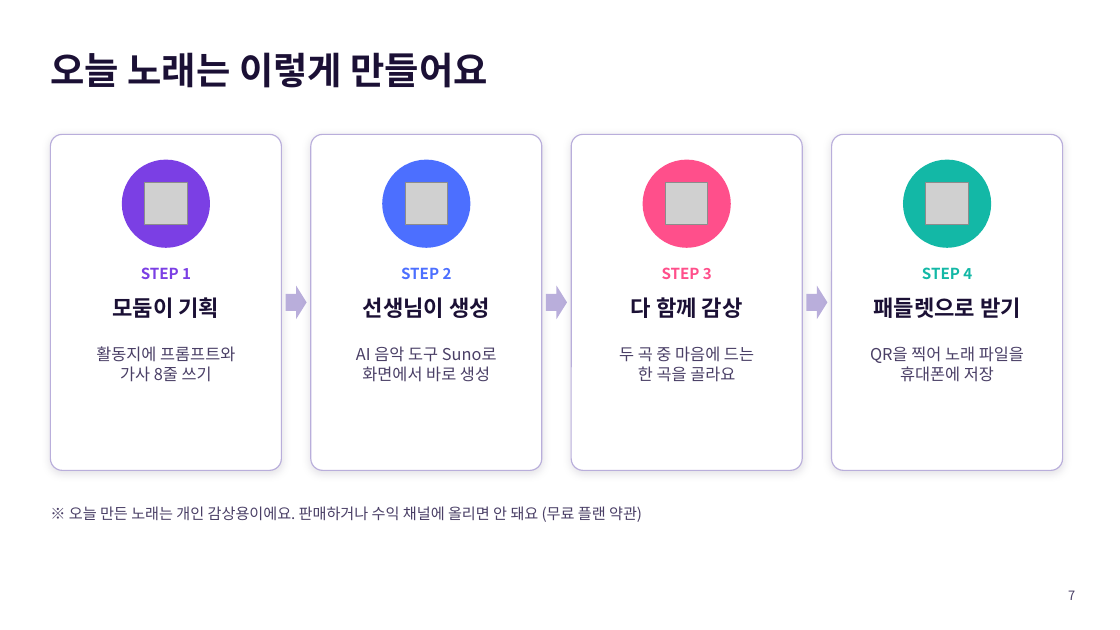
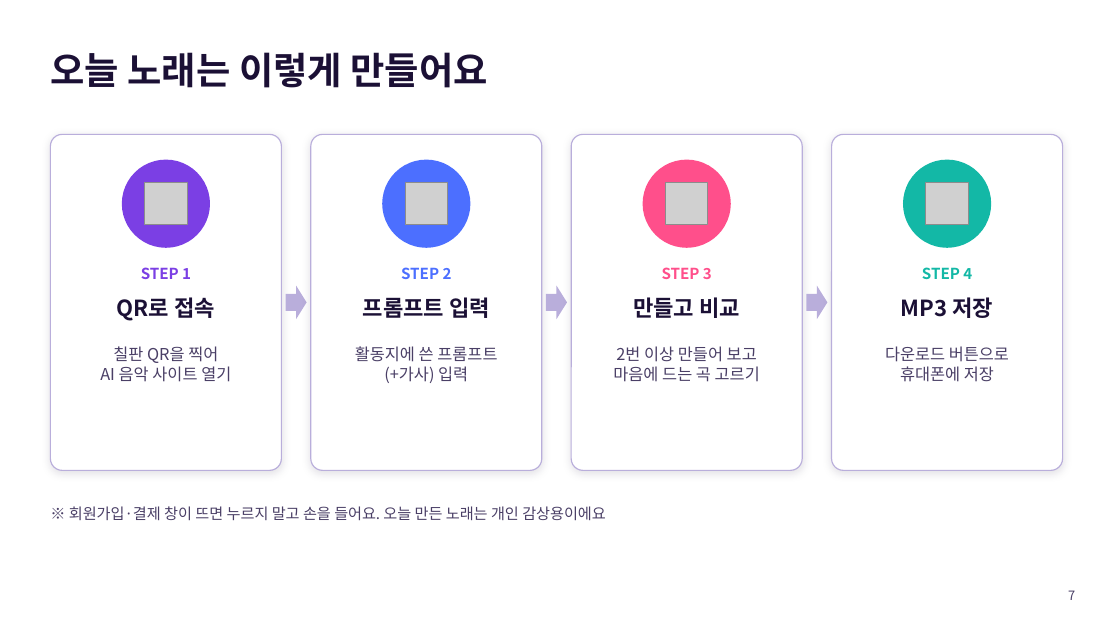
Before and after one commit to jisun294020-ops/school, a slide deck: slide 7 of 평택여고_2026-10-21/PPT_중학생용_휴대폰실습.pptx. Drawn at 1120x630 pixels with LibreOffice and Linux fonts; fonts in the diff are those of the drawing; grey boxes stand for pictures. Boxes give left, top, right and bottom in pixels: in the first picture for what was removed or moved away, otherwise in the second. Text is boxed around its words. In the diff, an @@ line names an element or a change of style, - is before the commit and + after.

```diff
--- a/평택여고_2026-10-21/PPT_중학생용_휴대폰실습.pptx
+++ b/평택여고_2026-10-21/PPT_중학생용_휴대폰실습.pptx
@@ text at [117,297,215,321]: text changed @@
-모둠이 기획
+QR로 접속
@@ text at [363,297,490,318]: text changed @@
-선생님이 생성
+프롬프트 입력
@@ text at [633,297,740,318]: text changed @@
-다 함께 감상
+만들고 비교
@@ text at [901,297,994,318]: text changed @@
-패들렛으로 받기
+MP3 저장
@@ text at [100,346,231,382]: text changed @@
-활동지에 프롬프트와
-가사 8줄 쓰기
+칠판 QR을 찍어
+AI 음악 사이트 열기
@@ text at [355,346,497,383]: text changed @@
-AI 음악 도구 Suno로
-화면에서 바로 생성
+활동지에 쓴 프롬프트
+(+가사) 입력
@@ text at [613,346,760,382]: text changed @@
-두 곡 중 마음에 드는
-한 곡을 골라요
+2번 이상 만들어 보고
+마음에 드는 곡 고르기
@@ text at [885,346,1009,362]: text changed @@
-QR을 찍어 노래 파일을
+다운로드 버튼으로
@@ text at [69,506,606,520]: text changed @@
-※ 오늘 만든 노래는 개인 감상용이에요. 판매하거나 수익 채널에 올리면 안 돼요 (무료 플랜 약관)
+※ 회원가입·결제 창이 뜨면 누르지 말고 손을 들어요. 오늘 만든 노래는 개인 감상용이에요
```
Also in this commit, not shown: 10 other slides changed, 3 other files.
